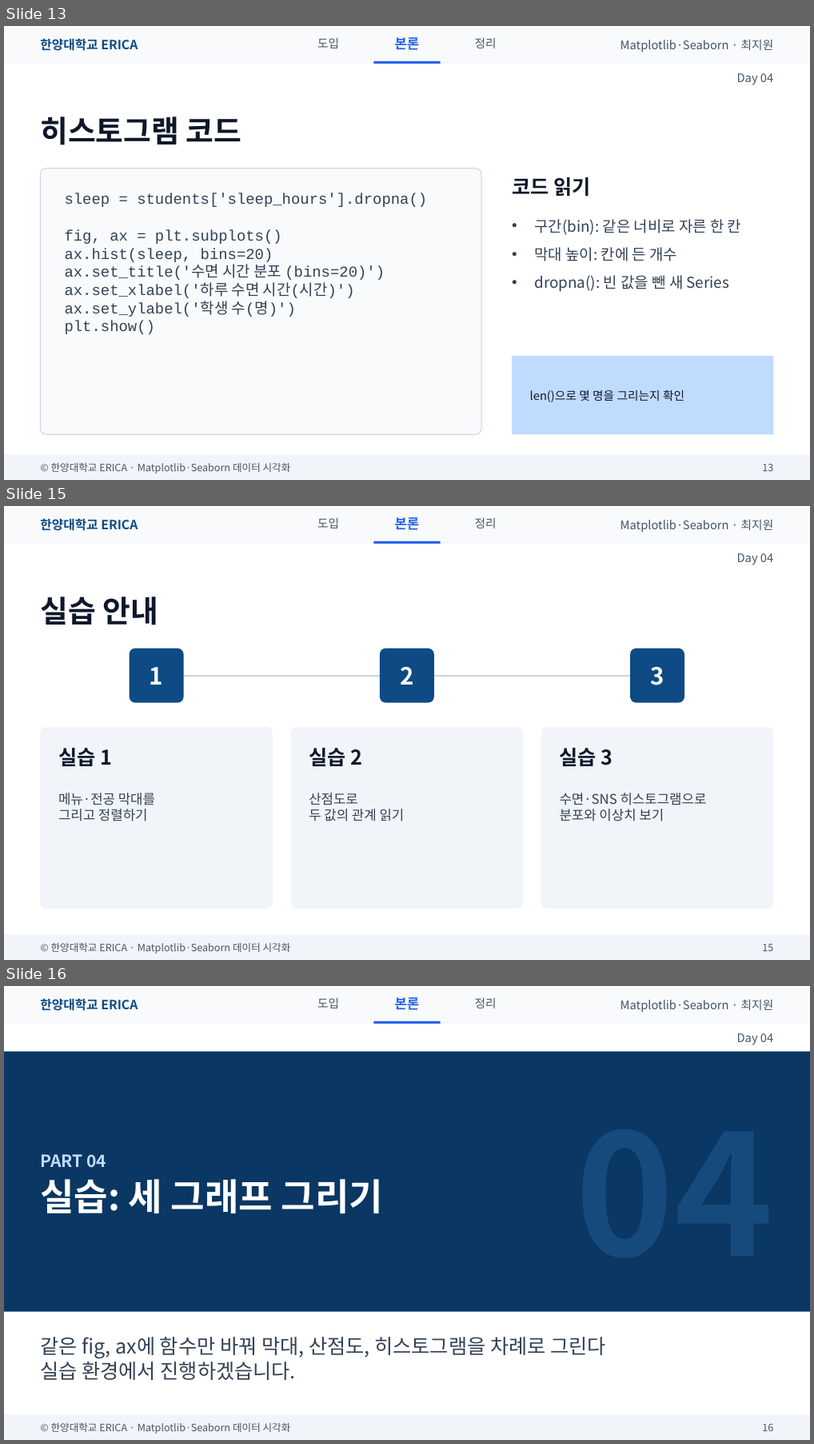
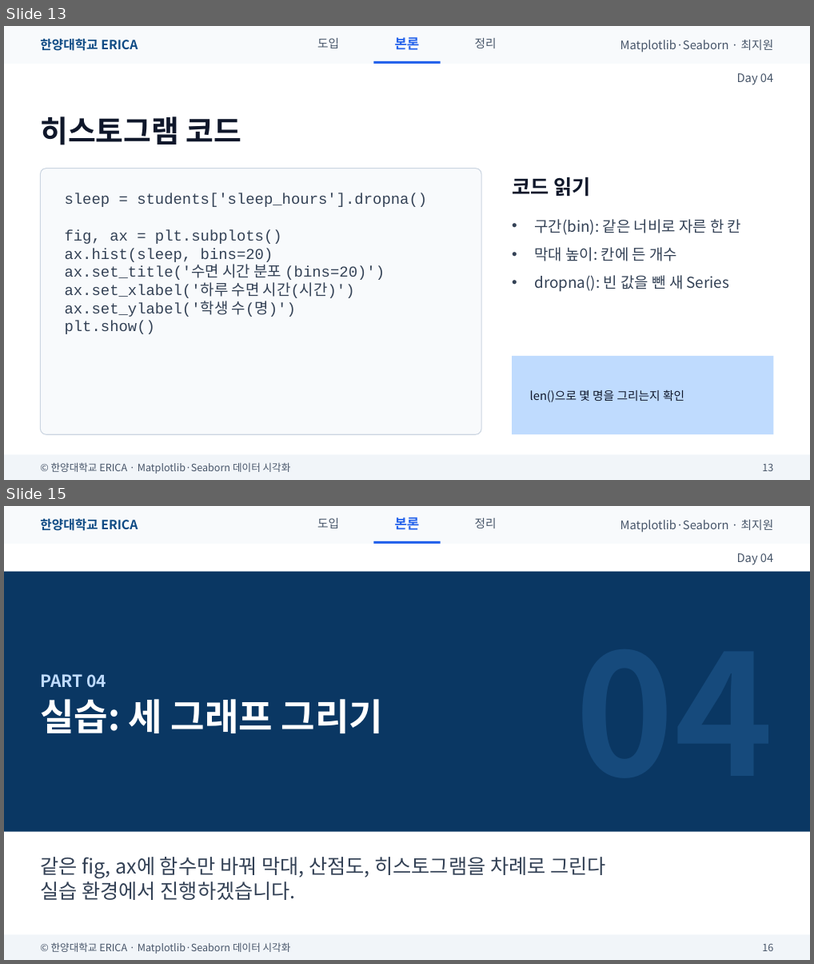
Before and after one commit to wonguwon/generate_lesson, a slide deck: materials/matplotlib-seaborn/ppt/Day04/Day04_막대산점도히스토그램.pptx. Shown one above the other, each under a label of ours: slides 13, 15 and 16 before the commit, slides 13 and 15 after it; the slides between them are not shown. The pictures are 814x1444 and 814x964 pixels, drawn with LibreOffice and Linux fonts; fonts in the diff are those of the drawing. Boxes give left, top, right and bottom in pixels: in the first picture for what was removed or moved away, otherwise in the second. Text is boxed around its words. In the diff, an @@ line names an element or a change of style, - is before the commit and + after.

```diff
--- a/materials/matplotlib-seaborn/ppt/Day04/Day04_막대산점도히스토그램.pptx
+++ b/materials/matplotlib-seaborn/ppt/Day04/Day04_막대산점도히스토그램.pptx
@@ slide 15 removed at bbox=[4, 506, 810, 960], background #FFFFFF @@
@@ rectangle removed at bbox=[4, 506, 810, 544] @@
@@ text removed at bbox=[40, 518, 138, 531] @@
-한양대학교 ERICA
@@ text removed at bbox=[318, 518, 339, 528] @@
-도입
@@ text removed at bbox=[395, 517, 420, 530] @@
-본론
@@ text removed at bbox=[475, 518, 497, 528] @@
-정리
@@ text removed at bbox=[621, 520, 774, 532] @@
-Matplotlib·Seaborn · 최지원
@@ rectangle removed at bbox=[374, 541, 441, 544] @@
@@ text removed at bbox=[738, 553, 774, 565] @@
-Day 04
@@ title removed at bbox=[40, 596, 158, 625] @@
-실습 안내
@@ rounded rectangle removed at bbox=[130, 648, 184, 703] @@
@@ rounded rectangle removed at bbox=[380, 648, 434, 703] @@
@@ rounded rectangle removed at bbox=[630, 648, 685, 703] @@
@@ text removed at bbox=[150, 667, 163, 684] @@
-1
@@ text removed at bbox=[400, 667, 414, 684] @@
-2
@@ text removed at bbox=[650, 667, 664, 685] @@
-3
@@ line removed from (157, 676) to (658, 676) @@
@@ rounded rectangle removed at bbox=[40, 727, 273, 908] @@
@@ rounded rectangle removed at bbox=[290, 727, 523, 908] @@
@@ rounded rectangle removed at bbox=[542, 727, 774, 908] @@
@@ text removed at bbox=[58, 748, 112, 766] @@
-실습 1
@@ text removed at bbox=[309, 748, 362, 766] @@
-실습 2
@@ text removed at bbox=[560, 748, 614, 766] @@
-실습 3
@@ text removed at bbox=[58, 792, 155, 821] @@
-메뉴·전공 막대를
-그리고 정렬하기
@@ text removed at bbox=[309, 792, 405, 821] @@
-산점도로
-두 값의 관계 읽기
@@ text removed at bbox=[560, 792, 707, 821] @@
-수면·SNS 히스토그램으로
-분포와 이상치 보기
@@ rectangle removed at bbox=[4, 934, 810, 960] @@
@@ text removed at bbox=[51, 942, 291, 953] @@
-© 한양대학교 ERICA · Matplotlib·Seaborn 데이터 시각화
@@ text removed at bbox=[762, 944, 774, 951] @@
-15
@@ what was slide 16 is now slide 15 @@
```
Also in this commit, not shown: 4 slides changed, 2 other slides removed, 7 other files.
